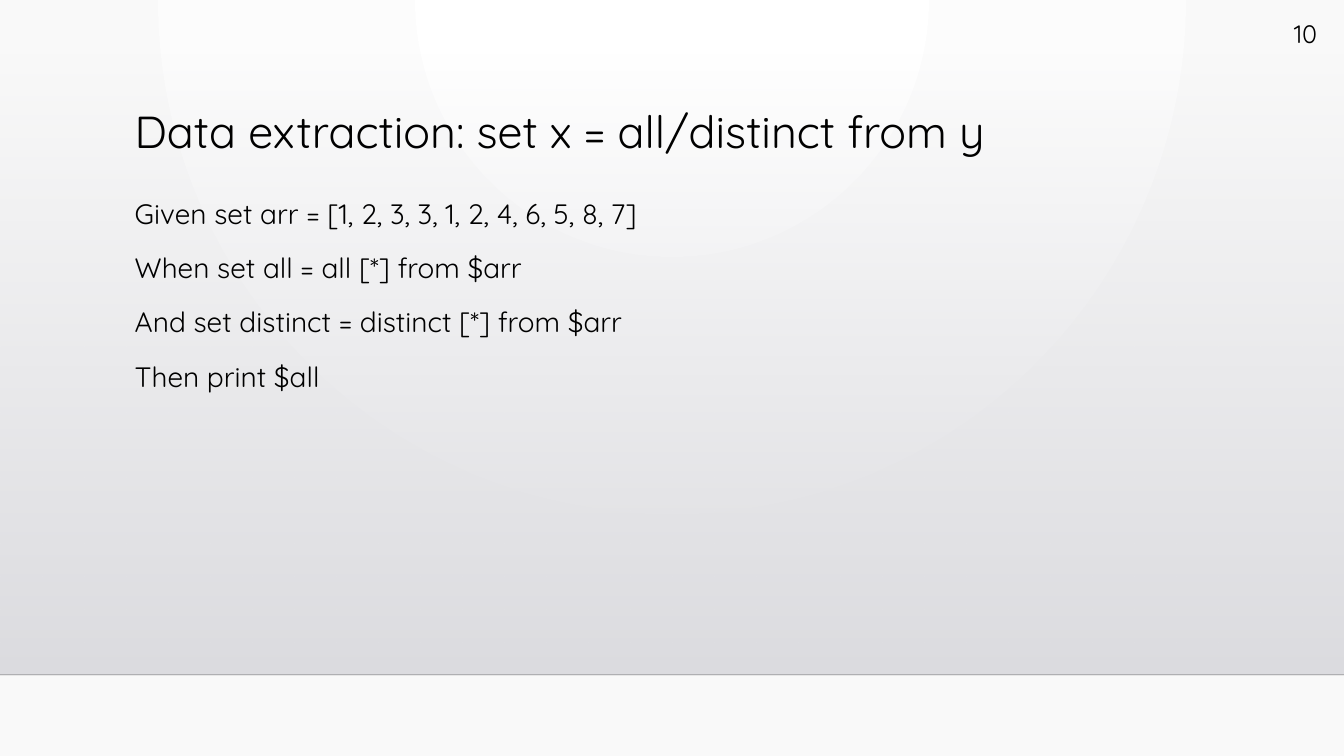
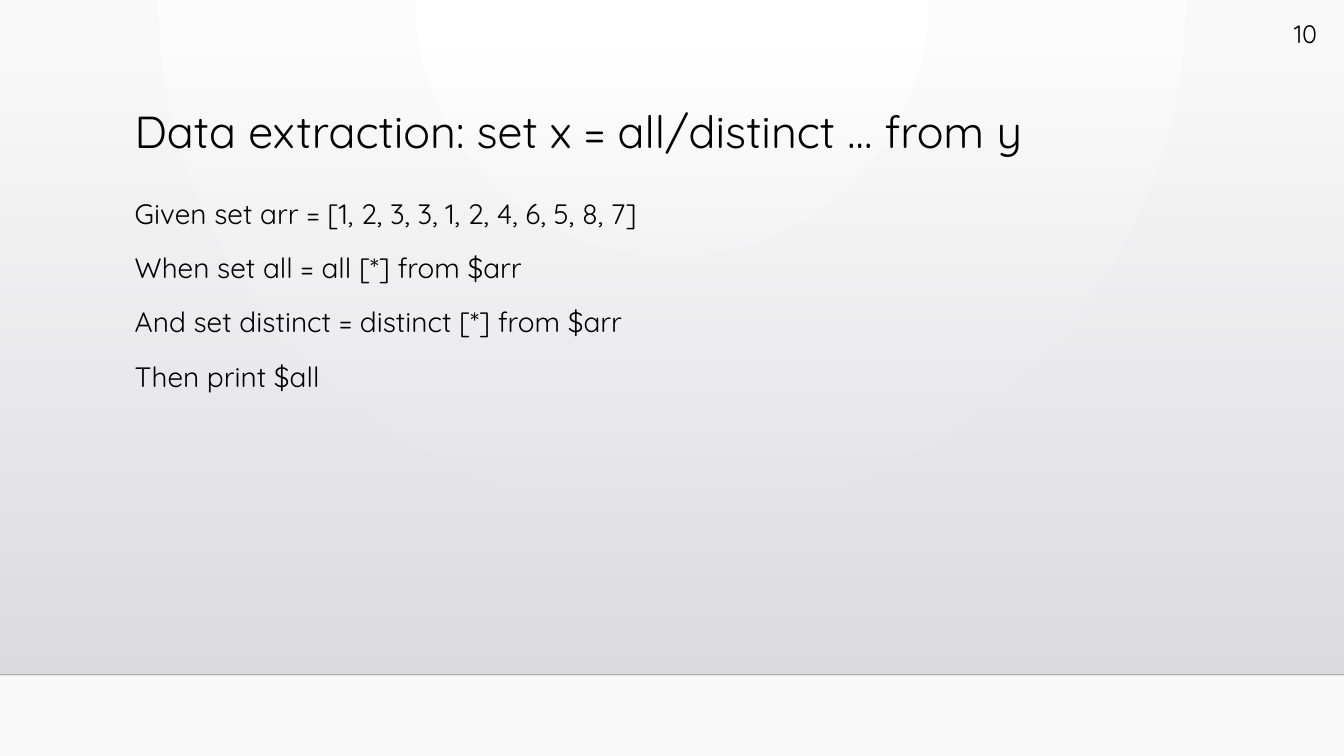
Before and after one commit to slipchansky/ats-unified, a slide deck: slide 42 of ats-presentation/ats-unified.pptx (slide 29 before the commit). Drawn at 1344x756 pixels with LibreOffice and Linux fonts; fonts in the diff are those of the drawing; background and template pictures are left out. Boxes give left, top, right and bottom in pixels: in the first picture for what was removed or moved away, otherwise in the second. Text is boxed around its words. In the diff, an @@ line names an element or a change of style, - is before the commit and + after.

```diff
--- a/ats-presentation/ats-unified.pptx
+++ b/ats-presentation/ats-unified.pptx
@@ title at [135, 112, 1022, 157]: text changed @@
-Data extraction: set x = all/distinct from y
+Data extraction: set x = all/distinct … from y
```
Also in this commit, not shown: 30 other slides changed, 14 slides added, 1 slide removed.
